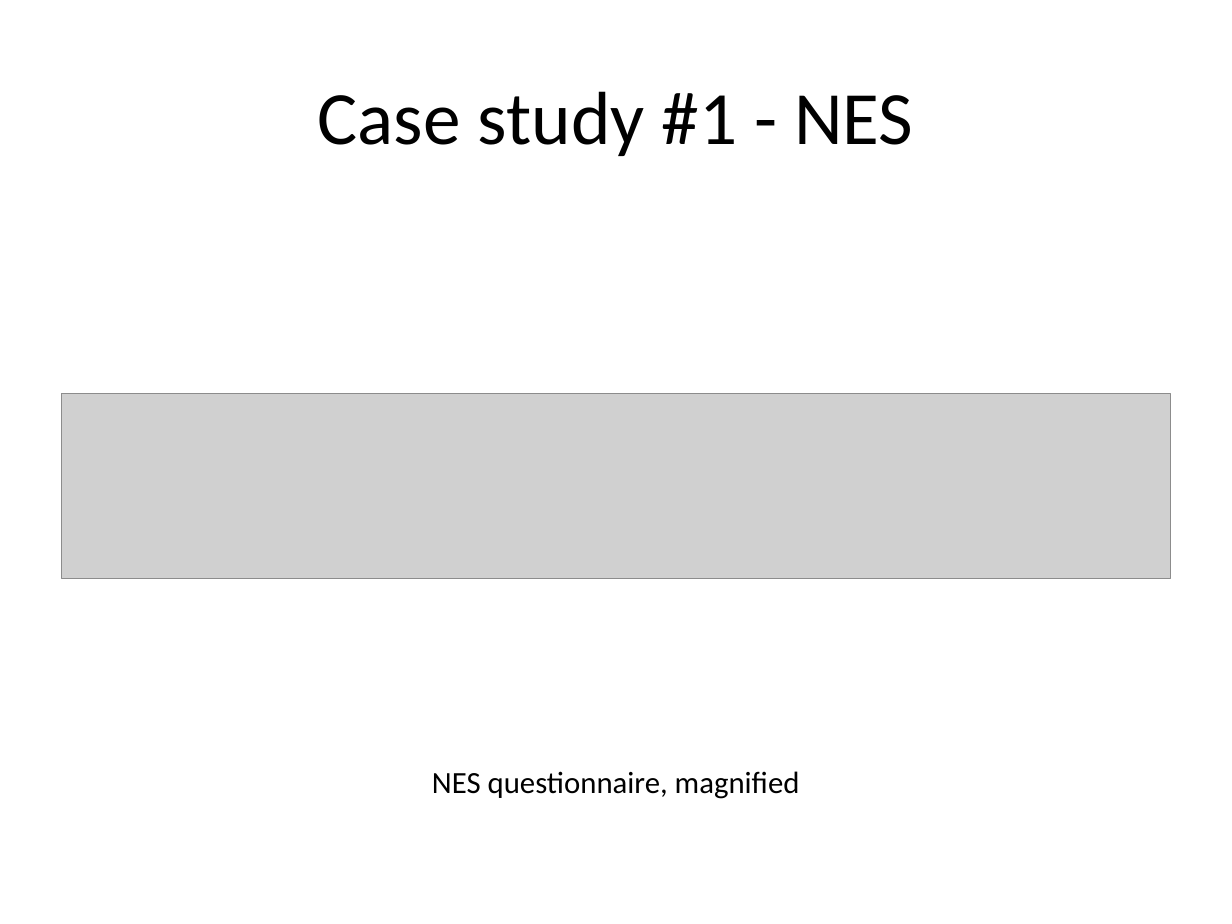
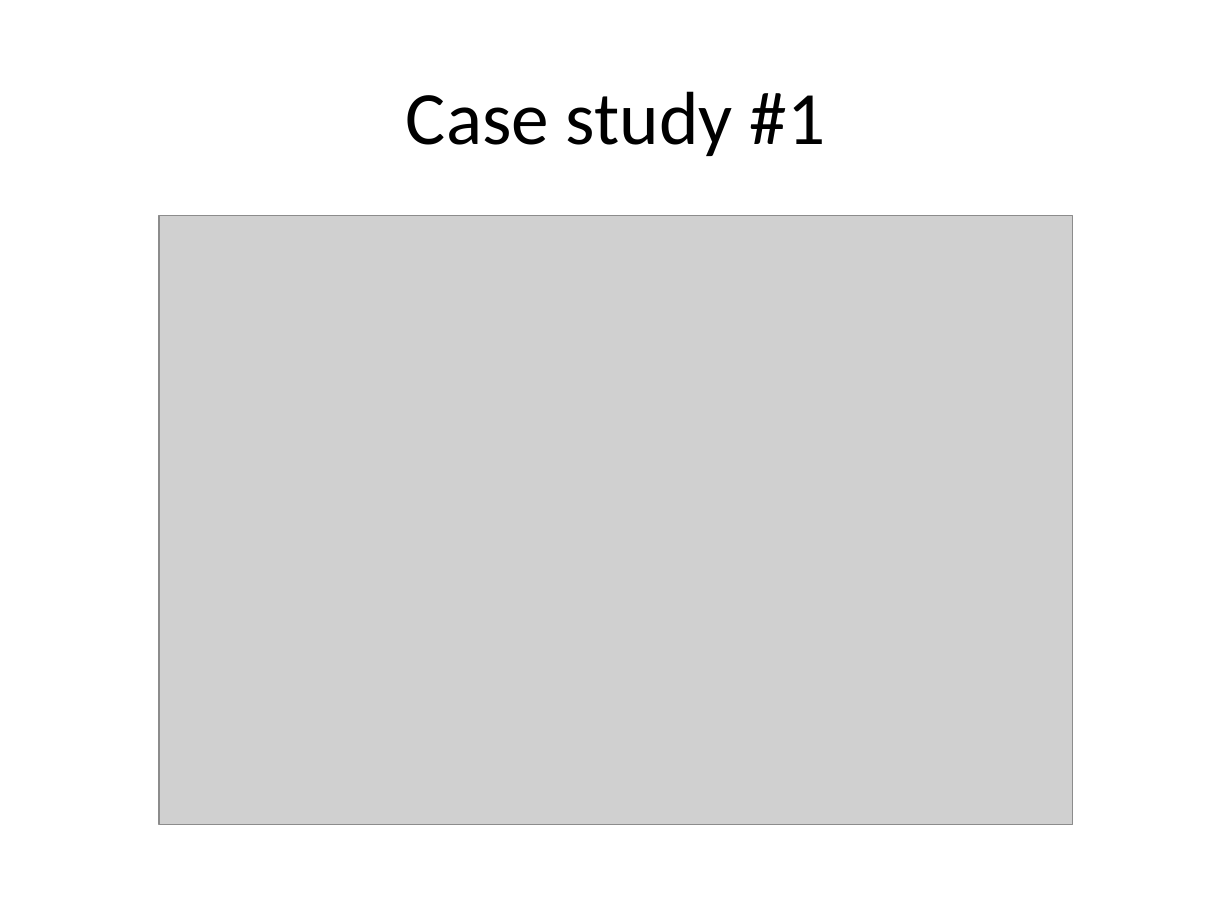
Before and after one commit to pmean/reliability-and-validity, a slide deck: slide 4 of src/rav.pptx (slide 38 before the commit). Drawn at 1232x924 pixels with LibreOffice and Linux fonts; fonts in the diff are those of the drawing; grey boxes stand for pictures. Boxes give left, top, right and bottom in pixels: in the first picture for what was removed or moved away, otherwise in the second. Text is boxed around its words. In the diff, an @@ line names an element or a change of style, - is before the commit and + after.

```diff
--- a/src/rav.pptx
+++ b/src/rav.pptx
@@ title at <box>406,91,826,156</box>: text changed @@
-Case study #1 - NES
+Case study #1
@@ picture added at <box>159,216,1073,824</box> @@
@@ picture removed at <box>62,393,1170,578</box> @@
@@ text removed at <box>432,771,800,799</box> @@
-NES questionnaire, magnified
```
Also in this commit, not shown: 11 other slides changed, 12 slides added, 4 slides removed, 1 other file.
